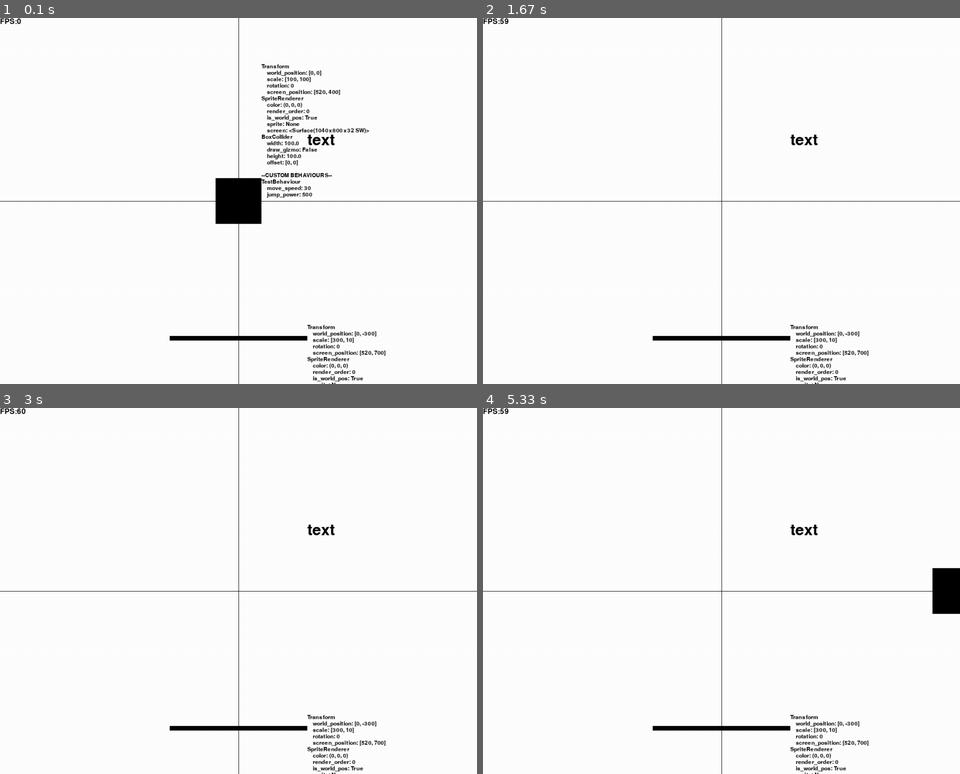
Above: before the commit, frames 1-4 (two rows, left to right).
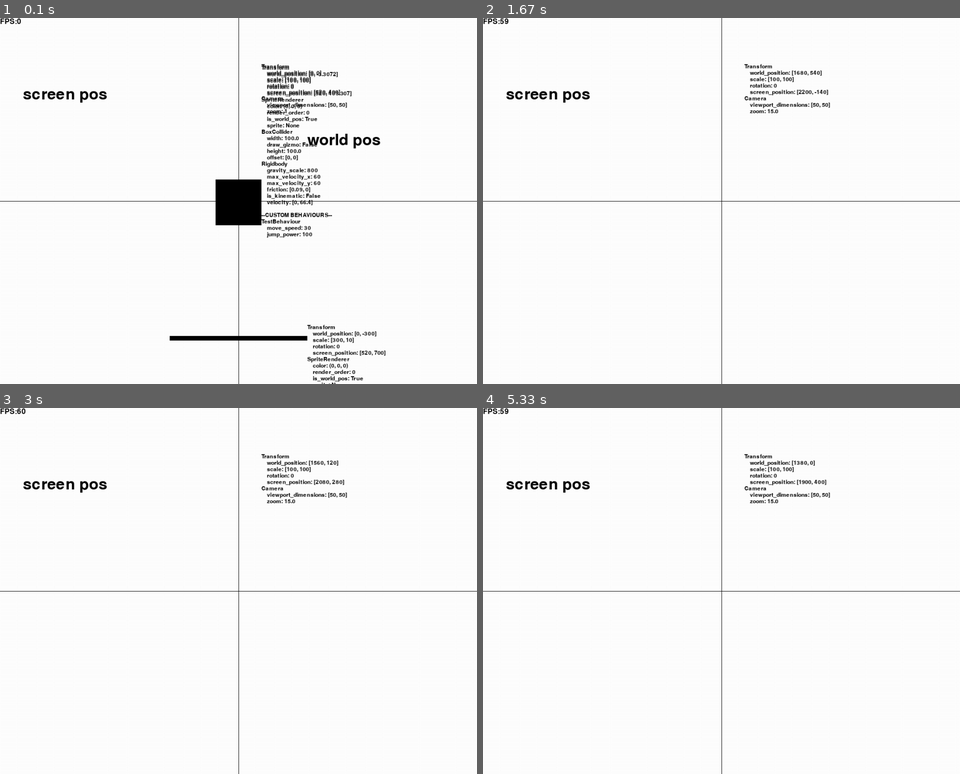
Above: after the commit, the same moments.

Repository: BenBerke/Game-engine-with-Pygame
Game: pygame game, started from main.py
The game is run twice, just before and just after one commit, with the same random seed, the same clock (stepped at 60 frames per second) and the same inputs.
Inputs:
- Up to frame 1 (0.1 s): no input
- Up to frame 2 (1.67 s): hold R 0.33-0.8 s; hold Right 0.33-0.8 s; hold Right 0.83-1.3 s; hold D 0.83-1.3 s; hold Up 1.33-1.63 s; hold W 1.33-1.63 s
- Up to frame 3 (3 s): hold Right 1.67-2.13 s; hold D 1.67-2.13 s; hold Left 2.17-2.7 s; hold A 2.17-2.7 s; hold Down from 2.73 s (still down); hold S from 2.73 s (still down)
- Up to frame 4 (5.33 s): release Down at 3.03 s; release S at 3.03 s; hold Left 3.07-3.47 s; hold A 3.07-3.47 s; hold Up 3.5-3.87 s; hold W 3.5-3.87 s; hold Right 3.9-4.53 s; hold D 3.9-4.53 s; hold Down 4.57-4.93 s; hold S 4.57-4.93 s; hold Left from 4.97 s (still down); hold A from 4.97 s (still down)

The runs differ from the first frame. In frame 1, 3.0% of the frame differs, in the area x 4-80%, y 13-61%; in frame 2, 2.0%; in frame 3, 2.0%; in frame 4, 2.7%.

Commit message:
Working camera complete

Diff:
--- a/Components/Test_Behaviours/test_behaviour.py
+++ b/Components/Test_Behaviours/test_behaviour.py
@@ -9,18 +9,33 @@
     def __init__(self):
         super().__init__()
         self.move_speed = 30
-        self.jump_power = 500
+        self.jump_power = 100
 
     def update(self):
         transform = self.owner.get_component(Transform)
+        camera_transform = Scene.main_camera.owner.get_component(Transform)
         if InputSystem.is_key_pressed(py.K_a):
             transform.translate(Vector2(-self.move_speed, 0))
         if InputSystem.is_key_pressed(py.K_d):
             transform.translate(Vector2(self.move_speed, 0))
         if InputSystem.is_key_pressed(py.K_w):
-            transform.translate(Vector2(0, self.move_speed))
+            self.owner.get_component(Rigidbody).add_force(Vector2(0, self.jump_power))
         if InputSystem.is_key_pressed(py.K_s):
             transform.translate(Vector2(0, -self.move_speed))
+
+        if InputSystem.is_key_pressed(py.K_r):
+            Scene.main_camera.zoom += .5
+        if InputSystem.is_key_pressed(py.K_q):
+            Scene.main_camera.zoom -= .5
+
+        if InputSystem.is_key_pressed(py.K_RIGHT):
+            camera_transform.translate(Vector2(self.move_speed, 0))
+        if InputSystem.is_key_pressed(py.K_LEFT):
+            camera_transform.translate(Vector2(-self.move_speed, 0))
+        if InputSystem.is_key_pressed(py.K_UP):
+            camera_transform.translate(Vector2(0, self.move_speed))
+        if InputSystem.is_key_pressed(py.K_DOWN):
+            camera_transform.translate(Vector2(0, -self.move_speed))
 
         # Example: do something on D release
         if InputSystem.was_key_released(py.K_d):
--- a/Components/component_sprite_renderer.py
+++ b/Components/component_sprite_renderer.py
@@ -40,20 +40,21 @@
                 data["sprite"] = None
         return data
 
-    def render(self, screen=SCREEN, position=Vector2(0,0), scale=1):
-        self.screen = screen
-        owner_transform = self.owner.get_component(Transform)
-        scale = owner_transform.scale
-        rot = owner_transform.rotation
+    def render(self, screen=SCREEN, position=None, scale=None):
+        # Use provided position & scale from RenderingSystem
+        pos = position if position else self.owner.get_component(Transform).screen_position
+        scale = scale if scale else self.owner.get_component(Transform).scale
 
+        # Prepare image
         if self.sprite and hasattr(self.sprite, "image"):
-            image = py.transform.scale(self.sprite.image, (scale.x * scale, scale.y * scale))
-            image = py.transform.rotate(image, -rot)
+            image = py.transform.scale(self.sprite.image, (int(scale.x), int(scale.y)))
         else:
-            image = py.Surface((scale.x, scale.y), py.SRCALPHA)
+            # Fallback: colored rectangle
+            image = py.Surface((int(scale.x), int(scale.y)), py.SRCALPHA)
             image.fill(self.color)
 
-        rect = image.get_rect(center=position)
+        # Center the image at pos
+        rect = image.get_rect(center=(int(pos.x), int(pos.y)))
         screen.blit(image, rect)
 
     def change_sprite(self, sprite=None):
--- a/Systems/system_rendering.py
+++ b/Systems/system_rendering.py
@@ -41,27 +41,30 @@
         py.draw.line(SCREEN, (0, 0, 0), (SCREEN_WIDTH_CENTER, 0), (SCREEN_WIDTH_CENTER, SCREEN_HEIGHT))
         py.draw.line(SCREEN, (0, 0, 0), (0, SCREEN_HEIGHT_CENTER), (SCREEN_WIDTH, SCREEN_HEIGHT_CENTER))
 
-        from Components import Transform
         cam = Scene.main_camera
 
+        # Render sprites
+        from Components import Transform
         for renderer in sorted(cls.sprites, key=lambda r: r.render_order):
             if renderer.is_world_pos:
-                world_pos = renderer.owner.get_component(Transform).world_position
-                screen_pos = cam.world_to_screen(world_pos)
-                screen_scale = renderer.owner.get_component(Transform).scale * cam.zoom
+                transform = renderer.owner.get_component(Transform)
+                screen_pos = cam.world_to_screen(transform.world_position)
+                screen_scale = transform.scale * cam.zoom
                 renderer.render(screen=SCREEN, position=screen_pos, scale=screen_scale)
             else:
                 renderer.render(screen=SCREEN)
 
+        # Render world text
         for text in sorted(cls.text, key=lambda r: r.render_order):
             if text.is_world_pos:
                 owner_transform = text.owner.get_component(Transform)
                 if owner_transform:
-                    screen_pos = Scene.main_camera.world_to_screen(owner_transform.world_position)
-                    text.render(screen=SCREEN, position=screen_pos)
-            else:
-                text.render(screen=SCREEN)
+                    screen_pos = cam.world_to_screen(owner_transform.world_position)
+                    # Update text position each frame
+                    text.position = screen_pos
+            text.render(screen=SCREEN)
 
+        # Render debug console (if exists)
         if cls.debug_console:
             cls.debug_console.render(SCREEN)
 
--- a/main.py
+++ b/main.py
@@ -16,12 +16,13 @@
 
 my_camera = Object.create(
     name="my_camera",
-    components=[Camera(), Transform()],
+    components=[Camera(zoom=1), Transform(), Debugger()],
+
 )
 
 my_obj = Object.create(
     name="my_obj",
-    components=[SpriteRenderer(), BoxCollider(), Debugger(), TestBehaviour()],
+    components=[SpriteRenderer(), BoxCollider(), Debugger(), TestBehaviour(), Rigidbody()],
 )
 
 floor = Object.create(
@@ -31,7 +32,12 @@
 
 test_text = Object.create(
     name="test_text",
-    components=[(TextRenderer(position=Vector2(0, 1500), is_world_pos=True)), Transform(world_position=Vector2(150, 150))]
+    components=[(TextRenderer(position=Vector2(0, 1500), is_world_pos=True, text="world pos")), Transform(world_position=Vector2(150, 150))]
+)
+
+test_text1 = Object.create(
+    name="test_text",
+    components=[(TextRenderer(position=Vector2(50, 150), is_world_pos=False, text="screen pos"))]
 )
 
 debug_console = DebugConsole(max_lines=15)
